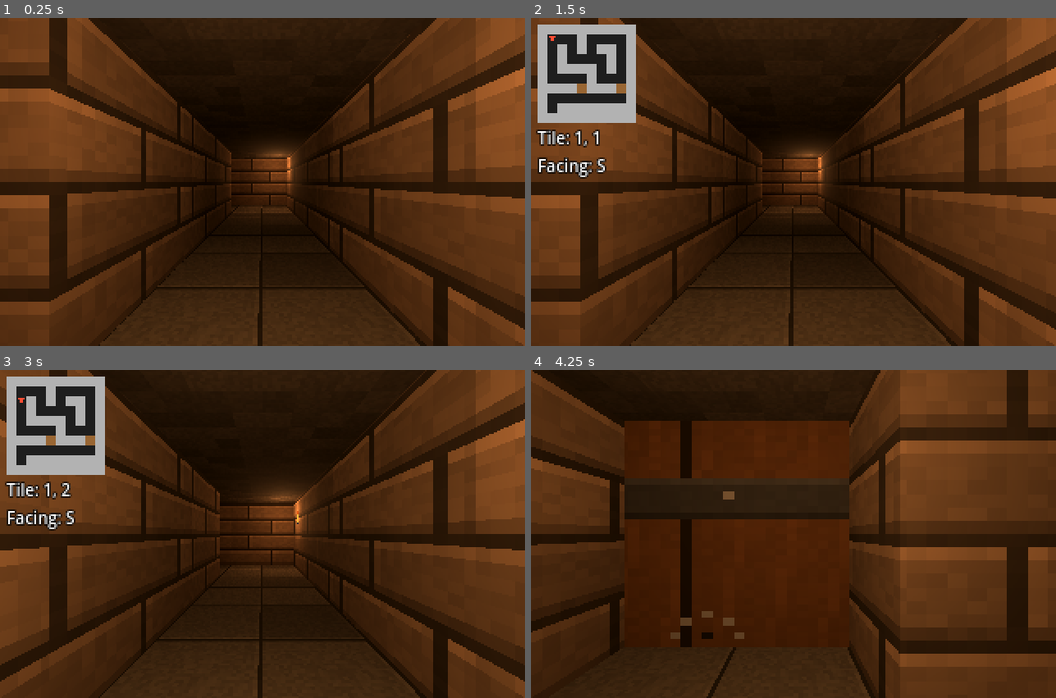
Above: before the commit, frames 1-4 (two rows, left to right).
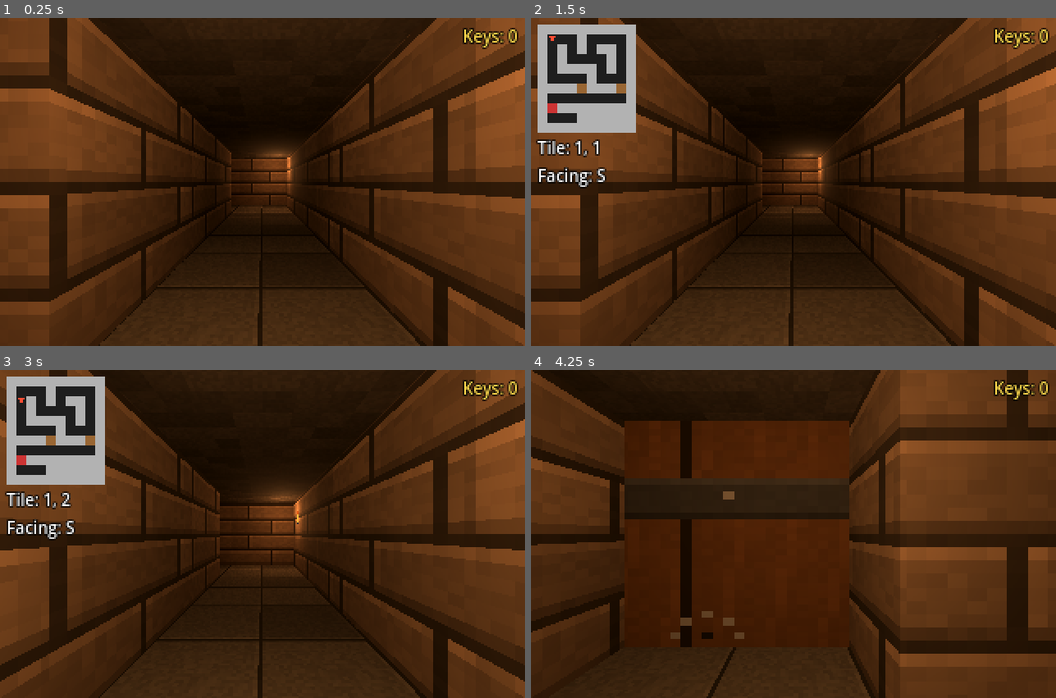
Above: after the commit, the same moments.

Repository: XrNrX/eye-of-bell
Game: Godot game, scene res://scenes/main.tscn
Same seed, same stepped clock (60 frames per second), same inputs: the game is played once before the commit and once after it.
Inputs:
- Up to frame 1 (0.25 s): no input
- Up to frame 2 (1.5 s): tap Enter at 0.5 s; hold D 0.53-1.28 s; tap Tab at 0.6 s; tap Space at 1.25 s; hold S from 1.28 s (still down); tap F at 1.35 s
- Up to frame 3 (3 s): tap Enter at 2 s; release S at 2.03 s; hold D 2.03-2.78 s; hold Q 2.03-2.78 s; tap Space at 2.75 s; hold W from 2.78 s (still down); tap E at 2.85 s
- Up to frame 4 (4.25 s): release W at 3.53 s; hold A from 3.53 s (still down); tap Tab at 3.6 s

The runs differ from the first frame. In frame 1, 0.4% of the frame differs, in the area x 88-99%, y 3-10%; in frame 2, 2.6%, in the area x 0-99%, y 3-52%; in frame 3, 2.6%; in frame 4, 0.4%.

Commit message:
Add locked door, key pickup and HUD
Map value 3 is a locked door that needs a key. Keys (DungeonMap.KEYS) are
bobbing sprites picked up by walking onto them; F on a locked door uses one.
A small removable HUD shows messages and the key count. Adds a treasure room
behind the locked door, plus generated key sprite and locked-door texture.

Co-Authored-By: Claude Sonnet 5.5 <noreply@anthropic.com>

Diff:
--- /dev/null
+++ b/scenes/hud.tscn
@@ -0,0 +1,44 @@
+[gd_scene load_steps=2 format=3]
+
+[ext_resource type="Script" path="res://scripts/hud.gd" id="1_hud"]
+
+[node name="Hud" type="CanvasLayer"]
+layer = 5
+script = ExtResource("1_hud")
+
+[node name="Message" type="Label" parent="."]
+unique_name_in_owner = true
+anchors_preset = 7
+anchor_left = 0.5
+anchor_top = 1.0
+anchor_right = 0.5
+anchor_bottom = 1.0
+offset_left = -150.0
+offset_top = -24.0
+offset_right = 150.0
+offset_bottom = -6.0
+grow_horizontal = 2
+grow_vertical = 0
+mouse_filter = 2
+theme_override_colors/font_outline_color = Color(0, 0, 0, 1)
+theme_override_constants/outline_size = 3
+theme_override_font_sizes/font_size = 10
+horizontal_alignment = 1
+
+[node name="Keys" type="Label" parent="."]
+unique_name_in_owner = true
+anchors_preset = 1
+anchor_left = 1.0
+anchor_right = 1.0
+offset_left = -80.0
+offset_top = 4.0
+offset_right = -4.0
+offset_bottom = 22.0
+grow_horizontal = 0
+mouse_filter = 2
+theme_override_colors/font_color = Color(1, 0.85, 0.3, 1)
+theme_override_colors/font_outline_color = Color(0, 0, 0, 1)
+theme_override_constants/outline_size = 3
+theme_override_font_sizes/font_size = 10
+text = "Keys: 0"
+horizontal_alignment = 2
--- a/scenes/main.tscn
+++ b/scenes/main.tscn
@@ -1,5 +1,6 @@
-[gd_scene load_steps=6 format=3]
+[gd_scene load_steps=7 format=3]
 
+[ext_resource type="PackedScene" path="res://scenes/hud.tscn" id="5_hud"]
 [ext_resource type="PackedScene" path="res://scenes/debug_overlay.tscn" id="4_debug"]
 
 [ext_resource type="Script" path="res://scripts/dungeon_builder.gd" id="1_dungeon"]
@@ -38,3 +39,5 @@
 
 [node name="DebugOverlay" parent="." instance=ExtResource("4_debug")]
 player_path = NodePath("../Player")
+
+[node name="Hud" parent="." instance=ExtResource("5_hud")]
--- a/scripts/dungeon_builder.gd
+++ b/scripts/dungeon_builder.gd
@@ -12,6 +12,9 @@
 const FLOOR_TEXTURE := "res://art/tiles/floor.png"
 const CEILING_TEXTURE := "res://art/tiles/ceiling.png"
 const DOOR_TEXTURE := "res://art/tiles/door.png"
+const DOOR_LOCKED_TEXTURE := "res://art/tiles/door_locked.png"
+const KEY_SPRITE := "res://art/sprites/key.png"
+const KEY_PIXEL_SIZE := 0.03
 const TORCH_SHEET := "res://art/sprites/torch.png"  # 4 frames of 16x32, side by side.
 const WALL_COLOR := Color(0.45, 0.40, 0.35)
 const FLOOR_COLOR := Color(0.28, 0.25, 0.22)
@@ -31,11 +34,12 @@
 
 var doors := {}     # Vector2i cell -> door MeshInstance3D
 var opening := {}   # Vector2i cell -> true while a door is sliding open
+var keys := {}      # Vector2i cell -> key Sprite3D still lying on the floor
 
 
 func _ready() -> void:
 	add_to_group("dungeon")  # Lets the player find us (see player.gd _interact).
-	DungeonMap.open_doors.clear()
+	DungeonMap.reset_run()
 
 	var s := DungeonMap.TILE_SIZE
 	var h := DungeonMap.WALL_HEIGHT
@@ -57,6 +61,10 @@
 	door_mesh.size = Vector3(s, h, DOOR_THICKNESS)
 	door_mesh.material = _make_material(DOOR_COLOR, DOOR_TEXTURE)
 
+	var locked_mesh := BoxMesh.new()
+	locked_mesh.size = door_mesh.size
+	locked_mesh.material = _make_material(DOOR_COLOR, DOOR_LOCKED_TEXTURE)
+
 	for z in DungeonMap.MAP.size():
 		for x in DungeonMap.MAP[z].size():
 			var cell := Vector2i(x, z)
@@ -69,15 +77,45 @@
 			# Flip the plane upside down so its face points down at the player.
 			_add_mesh(ceiling_mesh, pos + Vector3(0, h, 0), Vector3(PI, 0, 0))
 			if DungeonMap.is_door(cell):
-				_add_door(door_mesh, cell, pos + Vector3(0, h / 2.0, 0))
+				var mesh := locked_mesh if DungeonMap.is_locked(cell) else door_mesh
+				_add_door(mesh, cell, pos + Vector3(0, h / 2.0, 0))
 
 	for torch in DungeonMap.TORCHES:
 		_add_torch(Vector2i(torch.x, torch.y), torch.z)
+	for key_cell in DungeonMap.KEYS:
+		_add_key(key_cell)
+
+
+## Remove a picked-up key's sprite. Called by the player via the "dungeon" group.
+func remove_key(cell: Vector2i) -> void:
+	if keys.has(cell):
+		keys[cell].queue_free()
+		keys.erase(cell)
+
+
+## A floating, bobbing key sprite that always faces the camera.
+func _add_key(cell: Vector2i) -> void:
+	var sprite := Sprite3D.new()
+	if ResourceLoader.exists(KEY_SPRITE):
+		sprite.texture = load(KEY_SPRITE)
+	sprite.pixel_size = KEY_PIXEL_SIZE
+	sprite.texture_filter = BaseMaterial3D.TEXTURE_FILTER_NEAREST
+	sprite.billboard = BaseMaterial3D.BILLBOARD_ENABLED
+	sprite.shaded = false
+	sprite.alpha_cut = SpriteBase3D.ALPHA_CUT_DISCARD
+	sprite.position = DungeonMap.cell_to_world(cell) + Vector3(0, 0.5, 0)
+	add_child(sprite)
+	keys[cell] = sprite
+	# Bob up and down forever (the tween is owned by the sprite, so it dies with it).
+	var bob := sprite.create_tween().set_loops()
+	bob.tween_property(sprite, "position:y", 0.65, 0.8).set_trans(Tween.TRANS_SINE)
+	bob.tween_property(sprite, "position:y", 0.45, 0.8).set_trans(Tween.TRANS_SINE)
 
 
 ## Slide a door up into the ceiling. Called by the player via the "dungeon" group.
 func open_door(cell: Vector2i) -> void:
-	if not doors.has(cell) or opening.has(cell) or DungeonMap.open_doors.has(cell):
+	if not doors.has(cell) or opening.has(cell) or DungeonMap.open_doors.has(cell) \
+			or DungeonMap.is_locked(cell):
 		return
 	opening[cell] = true
 	var door: MeshInstance3D = doors[cell]
--- a/scripts/dungeon_map.gd
+++ b/scripts/dungeon_map.gd
@@ -1,6 +1,7 @@
 extends RefCounted
 ## The level data (used via preload, see dungeon_builder.gd / player.gd).
-## Edit MAP below like a text file: 1 = wall, 0 = floor, 2 = door (starts closed).
+## Edit MAP below like a text file:
+## 1 = wall, 0 = floor, 2 = door (starts closed), 3 = locked door (needs a key).
 ## Row index is Z (north at top), column index is X.
 
 const TILE_SIZE := 2.0   # World units per grid tile.
@@ -15,7 +16,8 @@
 	[1, 0, 0, 0, 0, 1, 0, 0, 0, 1],
 	[1, 1, 1, 1, 2, 1, 1, 1, 2, 1],
 	[1, 0, 0, 0, 0, 0, 0, 0, 0, 1],
-	[1, 0, 1, 1, 1, 1, 1, 1, 1, 1],
+	[1, 3, 1, 1, 1, 1, 1, 1, 1, 1],
+	[1, 0, 0, 0, 1, 1, 1, 1, 1, 1],
 	[1, 1, 1, 1, 1, 1, 1, 1, 1, 1],
 ]
 
@@ -31,17 +33,38 @@
 	Vector3i(1, 5, 1),
 	Vector3i(3, 7, 2),
 	Vector3i(8, 7, 2),
+	Vector3i(2, 9, 2),  # Inside the locked room.
 ]
 
-## Doors that have finished opening (cell -> true). Reset by dungeon_builder.gd.
-static var open_doors := {}
+# Floor cells that hold a key. Walk onto one to pick it up.
+const KEYS: Array[Vector2i] = [
+	Vector2i(8, 1),
+]
+
+# --- Run state (reset by reset_run() when the dungeon is built) ---
+static var open_doors := {}      # Doors that have finished opening (cell -> true).
+static var unlocked_doors := {}  # Locked doors a key has been used on (cell -> true).
+static var taken_keys := {}      # Keys already picked up (cell -> true).
+static var keys_held := 0
 
 
-## True if the cell is a door (open or closed).
+static func reset_run() -> void:
+	open_doors.clear()
+	unlocked_doors.clear()
+	taken_keys.clear()
+	keys_held = 0
+
+
+## True if the cell is a door of any kind (open, closed or locked).
 static func is_door(cell: Vector2i) -> bool:
 	if cell.y < 0 or cell.y >= MAP.size() or cell.x < 0 or cell.x >= MAP[cell.y].size():
 		return false
-	return MAP[cell.y][cell.x] == 2
+	return MAP[cell.y][cell.x] == 2 or MAP[cell.y][cell.x] == 3
+
+
+## True if the cell is a locked door that hasn't been unlocked yet.
+static func is_locked(cell: Vector2i) -> bool:
+	return is_door(cell) and MAP[cell.y][cell.x] == 3 and not unlocked_doors.has(cell)
 
 
 ## True if the player can't walk into the cell: a wall or a door that isn't open yet.
--- /dev/null
+++ b/scripts/hud.gd
@@ -0,0 +1,33 @@
+extends CanvasLayer
+## Minimal HUD: a short-lived message at the bottom and a key counter top-right.
+## Other scripts call show_message() through the "hud" group, so this scene can
+## be removed without breaking anything.
+
+const DungeonMap := preload("res://scripts/dungeon_map.gd")
+
+const MESSAGE_TIME := 2.0  # Seconds a message stays fully visible.
+const FADE_TIME := 0.5
+
+@onready var message: Label = %Message
+@onready var keys: Label = %Keys
+
+var tween: Tween
+
+
+func _ready() -> void:
+	add_to_group("hud")
+	message.modulate.a = 0.0
+
+
+func _process(_delta: float) -> void:
+	keys.text = "Keys: %d" % DungeonMap.keys_held
+
+
+func show_message(text: String) -> void:
+	message.text = text
+	message.modulate.a = 1.0
+	if tween:
+		tween.kill()  # Restart the timer if a message is already showing.
+	tween = create_tween()
+	tween.tween_interval(MESSAGE_TIME)
+	tween.tween_property(message, "modulate:a", 0.0, FADE_TIME)
--- a/scripts/minimap.gd
+++ b/scripts/minimap.gd
@@ -7,6 +7,7 @@
 const WALL_COLOR := Color(0.7, 0.7, 0.7)
 const FLOOR_COLOR := Color(0.12, 0.12, 0.12)
 const DOOR_COLOR := Color(0.6, 0.4, 0.2)
+const LOCKED_COLOR := Color(0.8, 0.2, 0.2)
 const PLAYER_COLOR := Color(1.0, 0.3, 0.2)
 
 var player: Node3D  # Assigned by debug_overlay.gd.
@@ -25,7 +26,11 @@
 			if DungeonMap.MAP[z][x] == 1:
 				color = WALL_COLOR
 			elif DungeonMap.is_door(Vector2i(x, z)):
-				color = DOOR_COLOR if not DungeonMap.open_doors.has(Vector2i(x, z)) else FLOOR_COLOR
+				var c := Vector2i(x, z)
+				if DungeonMap.is_locked(c):
+					color = LOCKED_COLOR
+				elif not DungeonMap.open_doors.has(c):
+					color = DOOR_COLOR
 			draw_rect(Rect2(Vector2(x, z) * CELL_PX, Vector2.ONE * CELL_PX), color)
 
 	if player == null:
--- a/scripts/player.gd
+++ b/scripts/player.gd
@@ -58,14 +58,37 @@
 	cell = target
 	tween = create_tween()
 	tween.tween_property(self, "position", DungeonMap.cell_to_world(cell), MOVE_TIME)
+	tween.tween_callback(_arrive)
 
 
-## F: open the door on the tile in front of us. The dungeon (group "dungeon")
-## owns the door nodes, so we just ask it.
+## Called when a step finishes: pick up a key if we're standing on one.
+func _arrive() -> void:
+	if DungeonMap.KEYS.has(cell) and not DungeonMap.taken_keys.has(cell):
+		DungeonMap.taken_keys[cell] = true
+		DungeonMap.keys_held += 1
+		get_tree().call_group("dungeon", "remove_key", cell)
+		_say("You found a key.")
+
+
+## F: open the door on the tile in front of us. Locked doors need (and use up)
+## a key. The dungeon (group "dungeon") owns the door nodes, so we just ask it.
 func _interact() -> void:
 	var front := cell + DIRS[facing]
-	if DungeonMap.is_door(front) and not DungeonMap.open_doors.has(front):
-		get_tree().call_group("dungeon", "open_door", front)
+	if not DungeonMap.is_door(front) or DungeonMap.open_doors.has(front):
+		return
+	if DungeonMap.is_locked(front):
+		if DungeonMap.keys_held == 0:
+			_say("The door is locked.")
+			return
+		DungeonMap.keys_held -= 1
+		DungeonMap.unlocked_doors[front] = true
+		_say("You unlock the door.")
+	get_tree().call_group("dungeon", "open_door", front)
+
+
+## Show a message on the HUD (group "hud"), if there is one.
+func _say(text: String) -> void:
+	get_tree().call_group("hud", "show_message", text)
 
 
 ## Turn 90 degrees: +1 = left (counter-clockwise), -1 = right.
Binary file added: art/sprites/key.png
Not shown, added: art/sprites/key.png.import
Binary file added: art/tiles/door_locked.png
Not shown, added: art/tiles/door_locked.png.import
Not shown, added: scripts/hud.gd.uid
